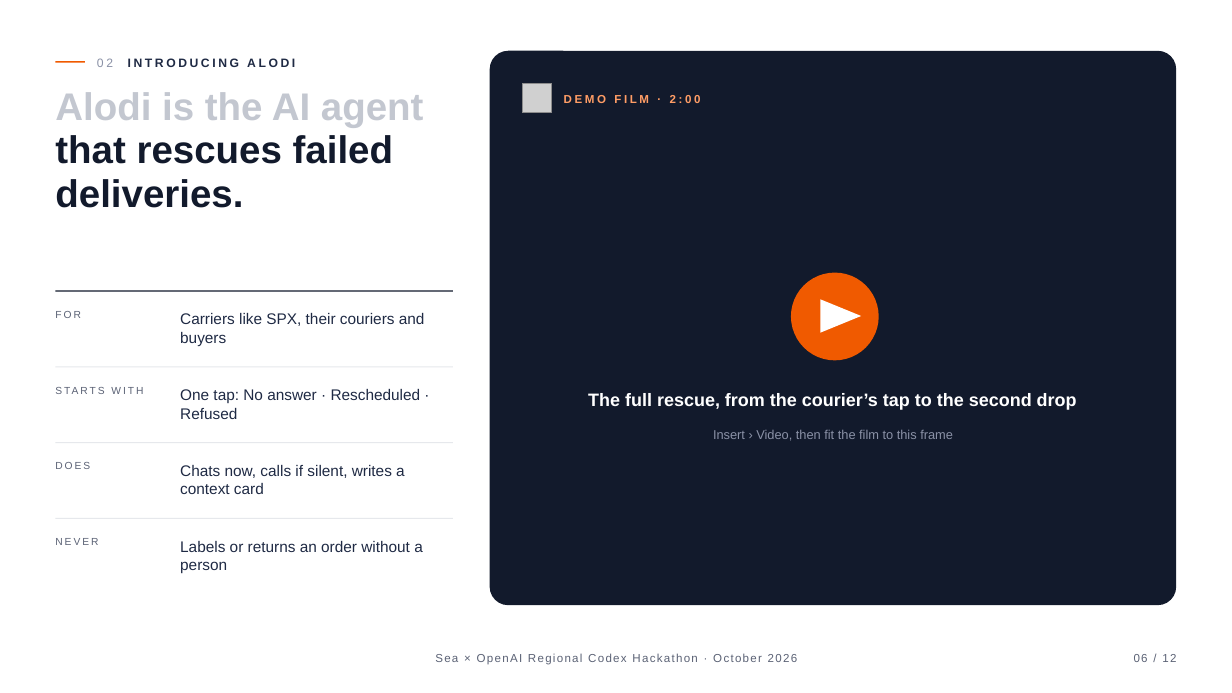
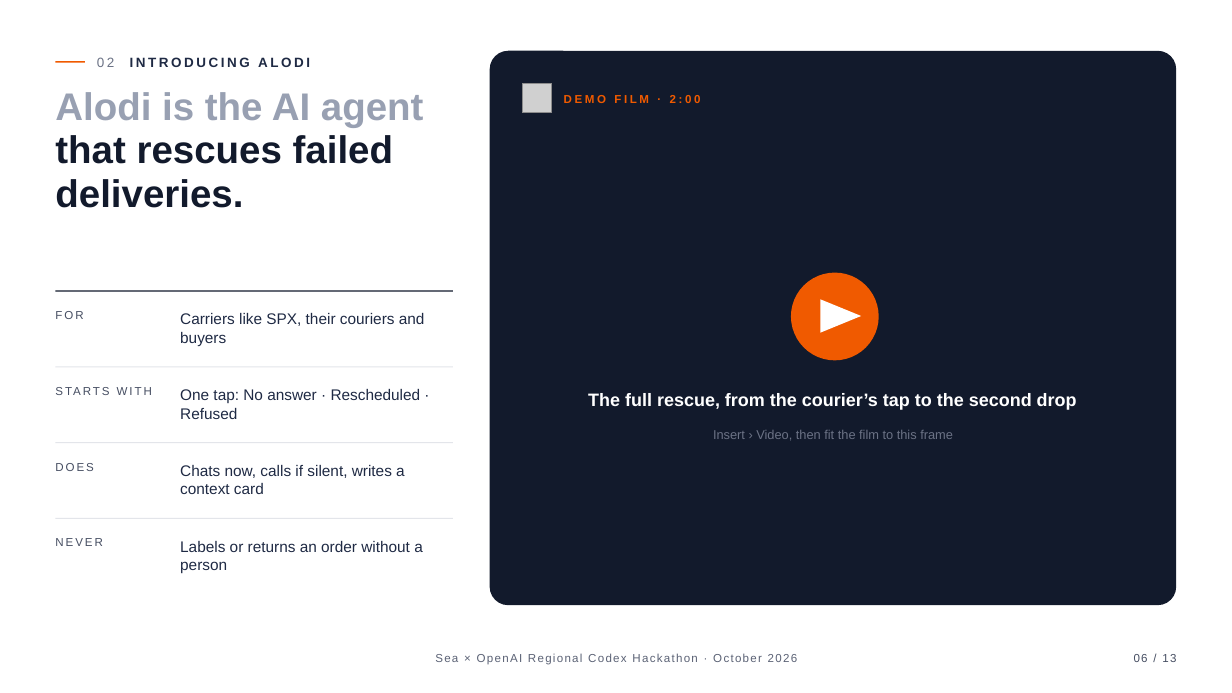
Before and after one commit to BennedictQuanTon/Alodi-Regional-Codex-Hackathon-2026, a slide deck: slide 6 of prep/01-pitch/Alodi-Pitch.pptx. Drawn at 1232x693 pixels with LibreOffice and Linux fonts; fonts in the diff are those of the drawing; grey boxes stand for pictures; background and template pictures are left out. Boxes give left, top, right and bottom in pixels: in the first picture for what was removed or moved away, otherwise in the second. Text is boxed around its words. In the diff, an @@ line names an element or a change of style, - is before the commit and + after.

Commit message:
deck: brand orange, stronger greys, larger body text, numbered references on a closing References slide

```diff
--- a/prep/01-pitch/Alodi-Pitch.pptx
+++ b/prep/01-pitch/Alodi-Pitch.pptx
@@ text "02 INTRODUCING ALODI" at box(97, 57, 310, 67): size 9.5 to 10.5 pt; text colour #8A91A6 to #6B7285 in "02" @@
@@ text "Alodi is the AI agent ..." at box(55, 92, 424, 208): text colour #C3C7D0 to #98A0B2 in "Alodi is the AI agent" @@
@@ text "DEMO FILM · 2:00" at box(564, 95, 701, 103): text colour #FF9D66 to #F05A00 @@
@@ text "Insert › Video, then fit ..." at box(713, 430, 953, 440): text colour #8A91A6 to #6B7285 @@
@@ size 8 to 9 pt, text colour #5B6275 to #464E62 in 4 elements at box(55, 311, 83, 319), box(55, 380, 166, 402), box(55, 463, 94, 471), box(55, 538, 103, 546) @@
@@ text at box(1134, 654, 1176, 662): text changed; text colour #5B6275 to #464E62 @@
-06 / 12
+06 / 13
```
Also in this commit, not shown: 11 other slides changed, 1 slide added, 2 other files.
